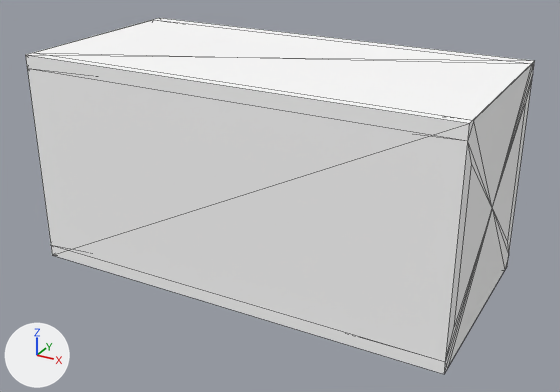
An edit to the glTF model docs/base/@vl2/shapes.vl2/shapes/stackable3s.glb, drawn before and after from the same camera.
The view is the same before and after, from a camera (50 mm lens) standing at (1.63, -2.93, 1.81) and looking at (0.04, -0.04, 0.37). Arrows for +X, +Y and +Z are at lower left; the lights stay in place. The picture after the commit comes second. Mesh edges are drawn as thin lines. Vertices at exactly the same position are counted once.

Objects in the first picture: 'StaticMesh'.
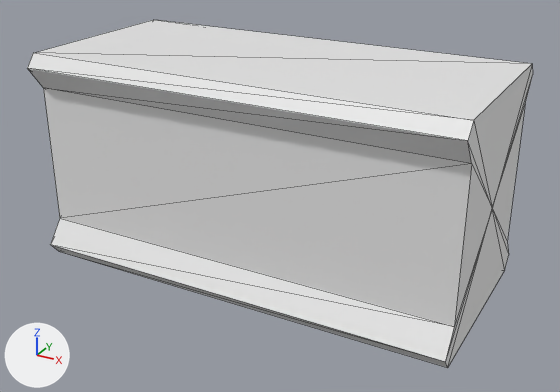
Changed parts and their boxes [x1, y1, x2, y2] in the pictures (560 x 392 px):
```json
{"object": "StaticMesh", "change": "recoloured, reshaped", "before": [25, 18, 535, 374], "after": [27, 20, 533, 368]}
{"part": 1, "of": "me_staticmesh", "change": "deleted", "before": [25, 18, 535, 374]}
```

Scene script edits in JSON lines:
```json
{"op": "set", "path": "mat_stackable3s.base_color", "old": "(1.0, 1.0, 1.0)", "new": "(0.8, 0.8, 0.8)", "note": "white #ffffff -> white #e7e7e7"}
{"block": "me_staticmesh", "where": "# used by ob_staticmesh; location = (0.0, 0.0, 0.0)"}
{"op": "remove", "block": "me_staticmesh", "code": "me_staticmesh.from_pydata(...)  # 34 vertices, 60 faces; spans x -1.0..1.0, y -0.49..0.49, z 0.0..1.0"}
{"op": "remove", "block": "me_staticmesh", "code": "me_staticmesh.materials.append(mat_unassigned)  # white #ffffff"}
{"op": "add", "block": "me_staticmesh", "code": "me_staticmesh.from_pydata(...)  # 26 vertices, 48 faces; spans x -1.0..1.0, y -0.49..0.49, z 0.0..1.0"}
{"block": "me_staticmesh", "change": "me_staticmesh part 1: the loose piece of 8 vertices spanning x -1.0..1.0, y -0.49..0.49, z 0.0..1.0 is deleted"}
```
